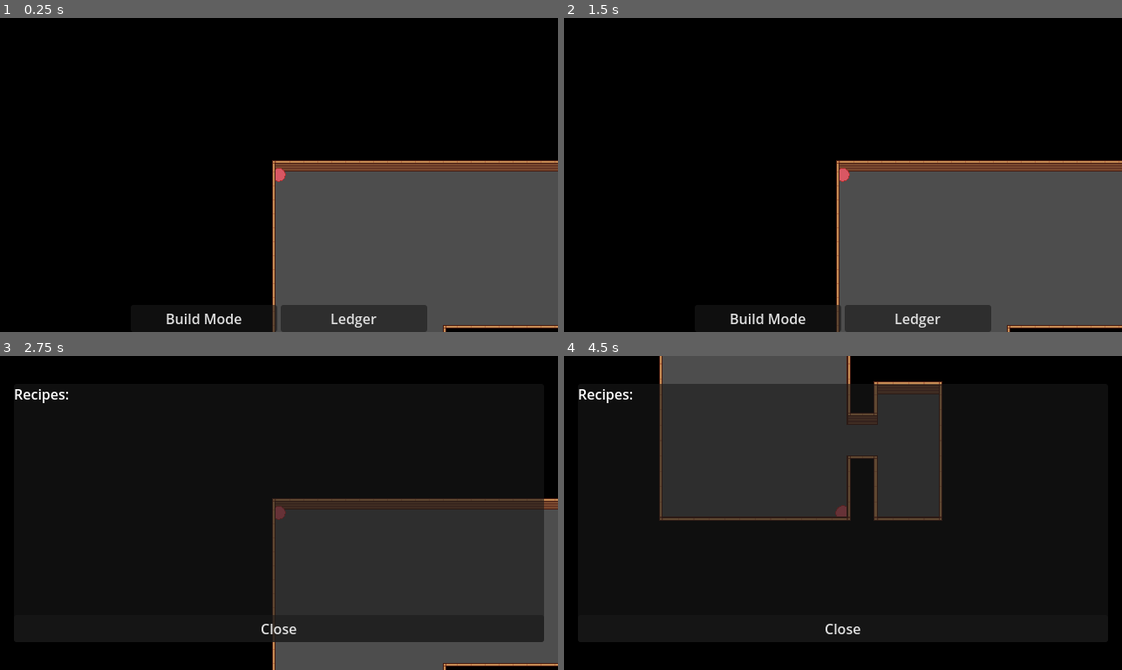
Above: before the commit, frames 1-4 (two rows, left to right).
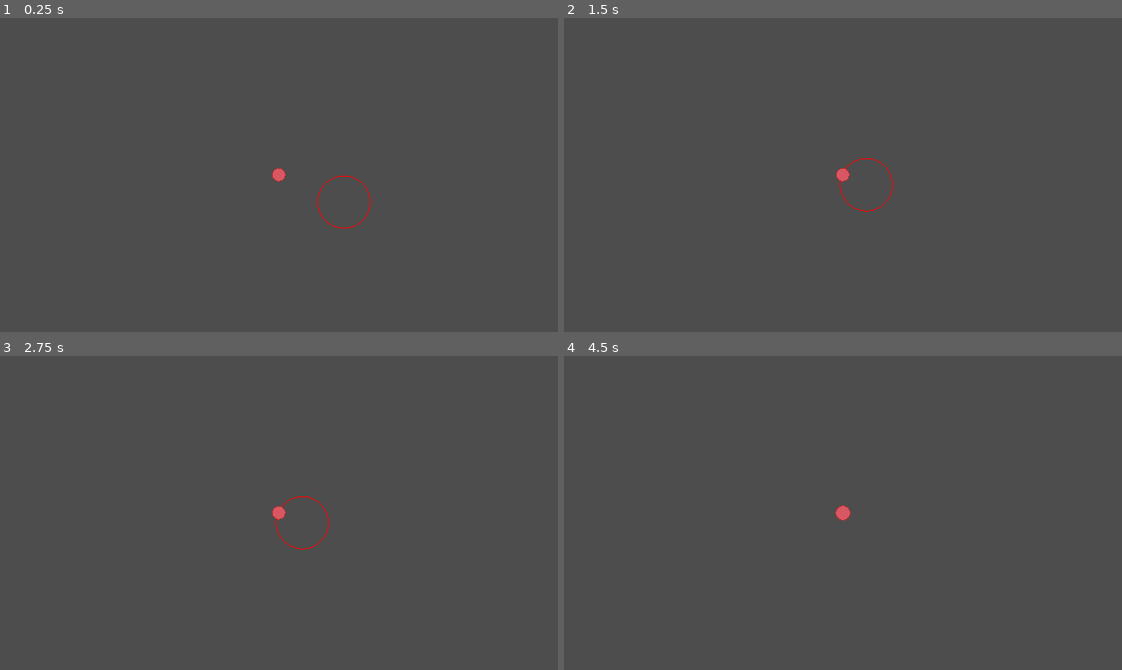
Above: after the commit, the same moments.

Repository: HiccupEnthusiast/popcorn-gamejam
Game: Godot game, scene res://scenes/main.tscn
The game is run twice, just before and just after one commit, with the same random seed, the same clock (stepped at 60 frames per second) and the same inputs.
Inputs (mouse positions are in pixels of both pictures, inside the frame that each line leads up to):
- Up to frame 1 (0.25 s): no input
- Up to frame 2 (1.5 s): click (770, 319) at 0.5 s, where only the run before the commit has a clickable "Build Mode"; click (843, 319) at 1.25 s, where only the run before the commit has a clickable "Cancel"
- Up to frame 3 (2.75 s): click (351, 657) at 2 s, where only the run before the commit has a clickable "Ledger"
- Up to frame 4 (4.5 s): tap Enter (confirm) at 2.75, 3.6 s; move the mouse to (965, 497) at 2.77 s; hold D (move_right) 2.78-3.53 s; click (965, 497) at 2.85 s; move the mouse to (731, 528) at 3.52 s; hold S (move_down) 3.53-4.28 s; click (731, 528) at 3.8 s; move the mouse to (898, 443) at 4.27 s; hold D (move_right) from 4.28 s (still down); tap Mouse wheel up (zoom_in) at 4.35 s

The runs differ from the first frame. In frame 1, 77% of the frame differs, in the area x 0-100%, y 0-100%; in frame 2, 77%; in frame 3, 95%; in frame 4, 97%.

Commit message:
feat(outside): Add combat system first iteration

Diff:
--- /dev/null
+++ b/entities/Aggresor.gd
@@ -0,0 +1,25 @@
+class_name Aggresor extends Entity
+
+var in_attack_zone: bool = false
+@export var attack: AttackStats
+
+var attack_timer: Timer
+var in_cooldown: bool
+
+func _ready() -> void:
+	attack_timer = Timer.new()
+	add_child(attack_timer)
+	attack_timer.wait_time = attack.cooldown
+	attack_timer.one_shot = true
+	attack_timer.timeout.connect(func():
+		in_cooldown = false
+	)
+
+func _attack() -> void:
+	pass
+
+func attack_routine() -> void:
+	if in_cooldown or not in_attack_zone: return
+	in_cooldown = true
+	_attack()
+	attack_timer.start()
--- a/entities/Entity.gd
+++ b/entities/Entity.gd
@@ -1,3 +1,7 @@
 class_name Entity extends Node2D
 
 @onready var body: CharacterBody2D = $Body
+@export var stats: EntityStats
+
+func _take_damage(_damage: AttackStats) -> void:
+	pass
--- /dev/null
+++ b/entities/attack/Attack.gd
@@ -0,0 +1,4 @@
+class_name AttackStats extends Resource
+
+@export var damage: float
+@export var cooldown: float
--- /dev/null
+++ b/entities/enemy/Enemy.gd
@@ -0,0 +1,52 @@
+class_name Enemy extends Aggresor
+
+const ATTACK = preload("res://entities/enemy/melee_attack.tscn")
+
+@export var state_machine: StateMachine
+
+@onready var detection_area: Area2D = $Body/DetectionArea
+var target: Player
+var target_pos: Vector2
+var attack_progress: float
+var attack_range: float = 30.0
+
+func _draw() -> void:
+	draw_circle(body.global_position - global_position, attack_range, Color.RED, false)
+
+func _ready() -> void:
+	super._ready()
+	in_attack_zone = true
+	state_machine.actor = self
+	detection_area.area_entered.connect(_on_detection_entered)
+	detection_area.area_exited.connect(_on_detection_exited)
+
+func _on_detection_entered(area: Area2D) -> void:
+	var parent = area.owner
+	if parent is Player:
+		target = parent
+		target_pos = target.body.global_position
+
+func _on_detection_exited(area: Area2D) -> void:
+	var parent = area.owner
+	if parent is Player:
+		target = null
+
+func _physics_process(_delta: float) -> void:
+	state_machine.state_routine(_delta)
+
+func move():
+	queue_redraw()
+	body.velocity = body.global_position.direction_to(target_pos) * 100
+	body.move_and_slide()
+
+func _attack():
+	var a = ATTACK.instantiate()
+	a.attack_stats = attack
+	add_child(a)
+	var dir = body.global_position.direction_to(target.body.global_position)
+	a.body.global_position = body.global_position + dir * 16
+
+func _take_damage(_damage: AttackStats) -> void:
+	stats.health -= _damage.damage
+	if stats.health <= 0:
+		queue_free()
--- /dev/null
+++ b/entities/enemy/StateMachine.gd
@@ -0,0 +1,47 @@
+class_name StateMachine extends Resource
+
+enum State {
+	Idle,
+	Chase,
+	Investigate,
+	Attack,
+	Dead,
+	}
+@export var current_state: State = State.Idle
+var actor: Enemy
+
+func state_routine(delta: float) -> void:
+	var trans = _try_transition(delta)
+	if trans is State:
+		transition_routine(trans)
+	_state_logic(delta)
+
+func transition_routine(new_state: State) -> void:
+	var old_state = current_state
+	current_state = new_state
+	_on_state_changed(old_state)
+
+
+func _state_logic(delta: float) -> void:
+	match current_state:
+		State.Idle: _while_idle(delta)
+		State.Chase: _while_chase(delta)
+		State.Investigate: _while_investigate(delta)
+		State.Attack: _while_attack(delta)
+		State.Dead: _while_dead(delta)
+func _try_transition(_delta: float):
+	return null
+func _on_state_changed(_old_state: State) -> void:
+	pass
+
+
+func _while_idle(_delta: float) -> void:
+	pass
+func _while_chase(_delta: float) -> void:
+	pass
+func _while_investigate(_delta: float) -> void:
+	pass
+func _while_attack(_delta: float) -> void:
+	pass
+func _while_dead(_delta: float) -> void:
+	pass
--- /dev/null
+++ b/entities/enemy/common.tscn
@@ -0,0 +1,60 @@
+[gd_scene load_steps=11 format=3 uid="uid://csdh61tf1ssuj"]
+
+[ext_resource type="Script" uid="uid://c8utfv2e5fom4" path="res://entities/enemy/Enemy.gd" id="1_bgj3y"]
+[ext_resource type="Script" uid="uid://dgo472b5i05nw" path="res://entities/enemy/common_ai.gd" id="2_vac36"]
+[ext_resource type="Script" uid="uid://ck584eomyp51e" path="res://entities/attack/Attack.gd" id="2_xsgft"]
+[ext_resource type="Script" uid="uid://dcwowgj18me85" path="res://entities/entity_stats.gd" id="4_xr46l"]
+
+[sub_resource type="Resource" id="Resource_xr46l"]
+script = ExtResource("2_vac36")
+current_state = 0
+metadata/_custom_type_script = "uid://dgo472b5i05nw"
+
+[sub_resource type="Resource" id="Resource_vac36"]
+script = ExtResource("2_xsgft")
+damage = 0.0
+cooldown = 0.5
+metadata/_custom_type_script = "uid://ck584eomyp51e"
+
+[sub_resource type="Resource" id="Resource_hxev8"]
+script = ExtResource("4_xr46l")
+max_health = 3.0
+health = 3.0
+metadata/_custom_type_script = "uid://dcwowgj18me85"
+
+[sub_resource type="CircleShape2D" id="CircleShape2D_236wr"]
+radius = 4.0
+
+[sub_resource type="CircleShape2D" id="CircleShape2D_xsgft"]
+radius = 128.0
+
+[sub_resource type="CircleShape2D" id="CircleShape2D_vac36"]
+radius = 8.0
+
+[node name="Common" type="Node2D"]
+script = ExtResource("1_bgj3y")
+state_machine = SubResource("Resource_xr46l")
+attack = SubResource("Resource_vac36")
+stats = SubResource("Resource_hxev8")
+metadata/_custom_type_script = "uid://c8utfv2e5fom4"
+
+[node name="Body" type="CharacterBody2D" parent="."]
+
+[node name="CollisionShape2D" type="CollisionShape2D" parent="Body"]
+shape = SubResource("CircleShape2D_236wr")
+
+[node name="DetectionArea" type="Area2D" parent="Body"]
+collision_layer = 0
+collision_mask = 2
+
+[node name="CollisionShape2D" type="CollisionShape2D" parent="Body/DetectionArea"]
+shape = SubResource("CircleShape2D_xsgft")
+debug_color = Color(0, 0.6, 0.701961, 0)
+
+[node name="Hurtbox" type="Area2D" parent="Body"]
+collision_layer = 32
+collision_mask = 32
+
+[node name="CollisionShape2D" type="CollisionShape2D" parent="Body/Hurtbox"]
+shape = SubResource("CircleShape2D_vac36")
+debug_color = Color(0.870989, 0.207674, 0.698203, 0.42)
--- /dev/null
+++ b/entities/enemy/common_ai.gd
@@ -0,0 +1,36 @@
+class_name CommonAi extends StateMachine
+
+func _try_transition(_delta: float):
+	match current_state:
+		State.Idle:
+			if actor.target != null: return State.Chase
+		State.Chase:
+			if actor.target == null: return State.Investigate
+			else:
+				var dist = actor.target_pos.distance_to(actor.body.global_position)
+				if dist < actor.attack_range: return State.Attack
+		State.Investigate:
+			var dist = actor.target_pos.distance_to(actor.body.global_position)
+			if actor.target != null: return State.Chase
+			if dist < 4: return State.Idle
+		State.Attack:
+			if actor.in_cooldown:
+				if actor.target == null: return State.Investigate
+				var dist = actor.body.global_position.distance_to(actor.target.body.global_position)
+				if dist > actor.attack_range: return State.Chase
+	return null
+
+func _on_state_changed(old_state: State) -> void:
+	var c_name = State.keys()[old_state]
+	var n_name = State.keys()[current_state]
+	Log.d("%s: %s -> %s" % [actor.name, c_name, n_name])
+
+func _while_chase(_delta: float) -> void:
+	actor.target_pos = actor.target.body.global_position
+	actor.move()
+
+func _while_investigate(_delta: float) -> void:
+	actor.move()
+
+func _while_attack(_delta: float) -> void:
+	actor.attack_routine()
--- /dev/null
+++ b/entities/enemy/melee_attack.gd
@@ -0,0 +1,13 @@
+class_name MeleeAttack extends Node2D
+
+var attack_stats: AttackStats
+@onready var body: Area2D = $Body
+
+func _ready() -> void:
+	get_tree().create_timer(attack_stats.cooldown).timeout.connect(queue_free)
+	body.area_entered.connect(_on_area_entered)
+
+func _on_area_entered(area: Area2D) -> void:
+	var parent = area.owner
+	if parent is Player:
+		parent._take_damage(attack_stats)
--- /dev/null
+++ b/entities/enemy/melee_attack.tscn
@@ -0,0 +1,17 @@
+[gd_scene load_steps=3 format=3 uid="uid://ee5xpfbwgyr2"]
+
+[ext_resource type="Script" uid="uid://dfv57mgkk00xc" path="res://entities/enemy/melee_attack.gd" id="1_tqljh"]
+
+[sub_resource type="RectangleShape2D" id="RectangleShape2D_tqljh"]
+size = Vector2(16, 16)
+
+[node name="MeleeAttack" type="Node2D"]
+script = ExtResource("1_tqljh")
+metadata/_custom_type_script = "uid://dfv57mgkk00xc"
+
+[node name="Body" type="Area2D" parent="."]
+collision_layer = 0
+collision_mask = 2
+
+[node name="CollisionShape2D" type="CollisionShape2D" parent="Body"]
+shape = SubResource("RectangleShape2D_tqljh")
--- /dev/null
+++ b/entities/entity_stats.gd
@@ -0,0 +1,4 @@
+class_name EntityStats extends Resource
+
+@export var max_health: float
+@export var health: float
--- /dev/null
+++ b/entities/player/bullet.gd
@@ -0,0 +1,20 @@
+class_name Bullet extends Node2D
+
+var stats: AttackStats
+var direction: Vector2
+@onready var body: Area2D = $Body
+
+func _ready() -> void:
+	var ttl = get_tree().create_timer(2.0)
+	ttl.timeout.connect(queue_free)
+
+	body.area_entered.connect(_on_area_entered)
+
+func _physics_process(delta: float) -> void:
+	body.global_position += direction * 1000 * delta
+
+func _on_area_entered(area: Area2D) -> void:
+	var o = area.owner
+	if o is Entity:
+		o._take_damage(stats)
+		queue_free()
--- /dev/null
+++ b/entities/player/bullet.tscn
@@ -0,0 +1,17 @@
+[gd_scene load_steps=3 format=3 uid="uid://dt6qujapsq0lm"]
+
+[ext_resource type="Script" uid="uid://cviya4u1lpf" path="res://entities/player/bullet.gd" id="1_j06he"]
+
+[sub_resource type="CircleShape2D" id="CircleShape2D_o27as"]
+radius = 8.0
+
+[node name="Bullet" type="Node2D"]
+script = ExtResource("1_j06he")
+metadata/_custom_type_script = "uid://cviya4u1lpf"
+
+[node name="Body" type="Area2D" parent="."]
+collision_layer = 32
+collision_mask = 32
+
+[node name="CollisionShape2D" type="CollisionShape2D" parent="Body"]
+shape = SubResource("CircleShape2D_o27as")
--- /dev/null
+++ b/entities/player/hurtbox.tres
@@ -0,0 +1,3 @@
+[gd_resource type="CircleShape2D" format=3 uid="uid://bybpkkduc6jgt"]
+
+[resource]
--- a/entities/player/player.gd
+++ b/entities/player/player.gd
@@ -1,9 +1,12 @@
-class_name Player extends Entity
+class_name Player extends Aggresor
+
+const BULLET = preload("res://entities/player/bullet.tscn")
 
 @onready var interaction_area: Area2D = $Body/InteractionArea
 var interaction_spots: Array[Interactable] = []
 
 func _ready() -> void:
+	super._ready()
 	interaction_area.area_entered.connect(_on_interactable_entered)
 	interaction_area.area_exited.connect(_on_interactable_exited)
 
@@ -31,5 +34,19 @@
 		vel = vel.normalized() * 500.0
 	body.velocity = vel
 
+	if Input.is_action_just_pressed("shoot"):
+		attack_routine()
+
 	if Input.is_action_just_pressed("confirm") and interaction_spots.size() > 0:
 		interaction_spots[-1]._interact()
+
+func _attack() -> void:
+	var bullet = BULLET.instantiate()
+	bullet.global_position = body.global_position
+	bullet.stats = attack
+	add_child(bullet)
+	bullet.direction = body.global_position.direction_to(get_global_mouse_position())
+
+func _take_damage(_damage: AttackStats) -> void:
+	#Log.d("player took damage")
+	pass
--- /dev/null
+++ b/entities/player/player.tscn
@@ -0,0 +1,43 @@
+[gd_scene load_steps=7 format=3 uid="uid://m7vangphuhsq"]
+
+[ext_resource type="Script" uid="uid://bhb74xk58ssv2" path="res://entities/player/player.gd" id="1_sglur"]
+[ext_resource type="Script" uid="uid://ck584eomyp51e" path="res://entities/attack/Attack.gd" id="2_bls4j"]
+[ext_resource type="Texture2D" uid="uid://wag3ryye0ebs" path="res://test_circ.png" id="3_fkugw"]
+[ext_resource type="Shape2D" uid="uid://bybpkkduc6jgt" path="res://entities/player/hurtbox.tres" id="4_bls4j"]
+
+[sub_resource type="Resource" id="Resource_tefeu"]
+script = ExtResource("2_bls4j")
+damage = 1.0
+cooldown = 0.5
+metadata/_custom_type_script = "uid://ck584eomyp51e"
+
+[sub_resource type="CircleShape2D" id="CircleShape2D_l8qe7"]
+radius = 4.0
+
+[node name="Player" type="Node2D"]
+script = ExtResource("1_sglur")
+attack = SubResource("Resource_tefeu")
+metadata/_custom_type_script = "uid://bhb74xk58ssv2"
+
+[node name="Body" type="CharacterBody2D" parent="."]
+
+[node name="Icon" type="Sprite2D" parent="Body"]
+scale = Vector2(0.5, 0.5)
+texture = ExtResource("3_fkugw")
+
+[node name="CollisionShape2D" type="CollisionShape2D" parent="Body"]
+shape = SubResource("CircleShape2D_l8qe7")
+
+[node name="InteractionArea" type="Area2D" parent="Body"]
+collision_layer = 4
+collision_mask = 4
+
+[node name="CollisionShape2D" type="CollisionShape2D" parent="Body/InteractionArea"]
+shape = ExtResource("4_bls4j")
+
+[node name="HurtBox" type="Area2D" parent="Body"]
+collision_layer = 2
+collision_mask = 0
+
+[node name="CollisionShape2D" type="CollisionShape2D" parent="Body/HurtBox"]
+shape = ExtResource("4_bls4j")
--- a/project.godot
+++ b/project.godot
@@ -65,6 +65,11 @@
 "events": [Object(InputEventKey,"resource_local_to_scene":false,"resource_name":"","device":-1,"window_id":0,"alt_press …(195 unchanged characters)…
 ]
 }
+shoot={
+"deadzone": 0.2,
+"events": [Object(InputEventMouseButton,"resource_local_to_scene":false,"resource_name":"","device":-1,"window_id":0,"alt_pressed":false,"shift_pressed":false,"ctrl_pressed":false,"meta_pressed":false,"button_mask":1,"position":Vector2(267, 10),"global_position":Vector2(274, 47),"factor":1.0,"button_index":1,"canceled":false,"pressed":true,"double_click":false,"script":null)
+]
+}
 
 [layer_names]
 
@@ -72,6 +77,7 @@
 2d_physics/layer_2="PlayerHurtbox"
 2d_physics/layer_3="PlayerInteraction"
 2d_physics/layer_5="CustomerBody"
+2d_physics/layer_6="EnemyHurtbox"
 
 [rendering]
 
--- a/scenes/main.gd
+++ b/scenes/main.gd
@@ -8,8 +8,9 @@
 	Globals.player = $Player
 	Globals.camera = $PlayerCamera
 	Globals.inventory = INVENTORY
+	Log.current_level = Log.Level.DEBUG
 
 	Globals.inventory.add_item(COMMON_BEAN)
 	Globals.inventory.add_item(DARK_CHOCOLATE)
 
-	SceneSwticher.goto_scene("res://world/cafe/cafe.tscn")
+	SceneSwticher.goto_scene("res://world/outside/outside.tscn")
--- a/scenes/main.tscn
+++ b/scenes/main.tscn
@@ -1,38 +1,13 @@
-[gd_scene load_steps=7 format=3 uid="uid://dxjixd1nkumg2"]
+[gd_scene load_steps=4 format=3 uid="uid://dxjixd1nkumg2"]
 
 [ext_resource type="Script" uid="uid://bsmjpxkcw27ew" path="res://scenes/main.gd" id="1_qy63d"]
-[ext_resource type="Script" uid="uid://bhb74xk58ssv2" path="res://entities/player/player.gd" id="2_l8qe7"]
-[ext_resource type="Texture2D" uid="uid://wag3ryye0ebs" path="res://test_circ.png" id="3_ifaiv"]
+[ext_resource type="PackedScene" uid="uid://m7vangphuhsq" path="res://entities/player/player.tscn" id="2_sugp2"]
 [ext_resource type="Script" uid="uid://7wu7duhhhx3x" path="res://entities/player/camera.gd" id="3_m1504"]
-
-[sub_resource type="CircleShape2D" id="CircleShape2D_l8qe7"]
-radius = 8.0
-
-[sub_resource type="CircleShape2D" id="CircleShape2D_jyhfs"]
-radius = 18.0
 
 [node name="Main" type="Node2D"]
 script = ExtResource("1_qy63d")
 
-[node name="Player" type="Node2D" parent="."]
-scale = Vector2(0.5, 0.5)
-script = ExtResource("2_l8qe7")
-metadata/_custom_type_script = "uid://bhb74xk58ssv2"
-
-[node name="Body" type="CharacterBody2D" parent="Player"]
-
-[node name="Icon" type="Sprite2D" parent="Player/Body"]
-texture = ExtResource("3_ifaiv")
-
-[node name="CollisionShape2D" type="CollisionShape2D" parent="Player/Body"]
-shape = SubResource("CircleShape2D_l8qe7")
-
-[node name="InteractionArea" type="Area2D" parent="Player/Body"]
-collision_layer = 4
-collision_mask = 4
-
-[node name="CollisionShape2D" type="CollisionShape2D" parent="Player/Body/InteractionArea"]
-shape = SubResource("CircleShape2D_jyhfs")
+[node name="Player" parent="." instance=ExtResource("2_sugp2")]
 
 [node name="PlayerCamera" type="Camera2D" parent="." node_paths=PackedStringArray("player")]
 script = ExtResource("3_m1504")
--- a/world/cafe/cafe.gd
+++ b/world/cafe/cafe.gd
@@ -10,6 +10,7 @@
 @export var ledger_button: Button
 
 func _ready() -> void:
+	Globals.player.in_attack_zone = false
 	var pos: Array[Vector2]
 
 	var tile_map: TileMapLayer = $TileMapLayer
--- /dev/null
+++ b/world/outside/outside.gd
@@ -0,0 +1,5 @@
+extends Node2D
+
+
+func _ready():
+	Globals.player.in_attack_zone = true
--- a/world/outside/outside.tscn
+++ b/world/outside/outside.tscn
@@ -1,9 +1,12 @@
-[gd_scene load_steps=3 format=3 uid="uid://d0dt11fit4ref"]
+[gd_scene load_steps=5 format=3 uid="uid://d0dt11fit4ref"]
 
 [ext_resource type="Script" uid="uid://ff54y2ntnb07" path="res://world/transition_tile.gd" id="1_kguig"]
+[ext_resource type="Script" uid="uid://b1hkfxpixbqcr" path="res://world/outside/outside.gd" id="1_rdod3"]
 [ext_resource type="Shape2D" uid="uid://ueeikcopnnva" path="res://world/default_tile_collision.tres" id="2_6aqka"]
+[ext_resource type="PackedScene" uid="uid://csdh61tf1ssuj" path="res://entities/enemy/common.tscn" id="4_mwm1k"]
 
 [node name="Outside" type="Node2D"]
+script = ExtResource("1_rdod3")
 
 [node name="TransitionTiles" type="Node" parent="."]
 
@@ -20,3 +23,6 @@
 
 [node name="Marker2D" type="Marker2D" parent="TransitionTiles/Cafe"]
 position = Vector2(38, 2)
+
+[node name="Common" parent="." instance=ExtResource("4_mwm1k")]
+position = Vector2(96, 40)
Not shown, added: entities/Aggresor.gd.uid
Not shown, added: entities/attack/Attack.gd.uid
Not shown, added: entities/enemy/Enemy.gd.uid
Not shown, added: entities/enemy/StateMachine.gd.uid
Not shown, added: entities/enemy/common_ai.gd.uid
Not shown, added: entities/enemy/melee_attack.gd.uid
Not shown, added: entities/entity_stats.gd.uid
Not shown, added: entities/player/bullet.gd.uid
Not shown, added: world/outside/outside.gd.uid
